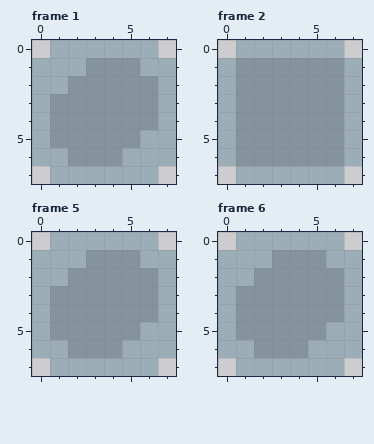
Pixel-art file, stored at Assets/Sprites/Turrets/aoeturret.ase. This is how it looked before the edit.
8x8 pixels, 7 frames. Shown: frame 1, frame 2, frame 5, frame 6. The commit also changed other frames, which this record leaves out.
Now the later version:
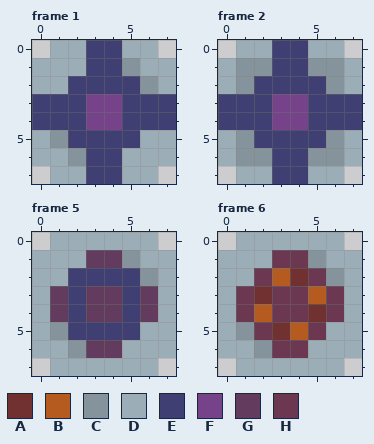
Palette (. is transparent): A #713131  B #b55b1f  C #84939c  D #9badb7  E #3f3f74  F #76428a  G #633b5e  H #6c3851
What changed:
layer "Layer 3" now shown
Frame 1, layer "Layer 3":
y 0: x 3..4 DD -> EE
y 1: x 3..4 CC -> EE
y 2: x 2..5 CCCC -> EEEE
y 3..4: x 0..7 DCCCCCCD -> EEEFFEEE
y 5: x 2..5 CCCC -> EEEE
y 6: x 3..4 CC -> EE
y 7: x 3..4 DD -> EE
Frame 2, layer "Layer 3": the same change as frame 1
Frame 5, layer "Layer 3":
y 1: x 3..4 CC -> GG
y 2: x 2..5 CCCC -> EEEE
y 3..4: x 1..6 CCCCCC -> GEGGEG
y 5: x 2..5 CCCC -> EEEE
y 6: x 3..4 CC -> GG
Frame 6, layer "Layer 3":
y 1: x 3..4 CC -> HH
y 2: x 2..5 CCCC -> HBAH
y 3: x 1..6 CCCCCC -> HAHHBH
y 4: x 1..6 CCCCCC -> HBHHAH
y 5: x 2..5 CCCC -> HABH
y 6: x 3..4 CC -> HH
Boxes around the changes in both pictures, in picture pixels (x1, y1, x2, y2):
changed: (32, 40, 176, 184)
changed: (218, 40, 362, 184)
changed: (50, 250, 158, 358)
changed: (236, 250, 344, 358)
